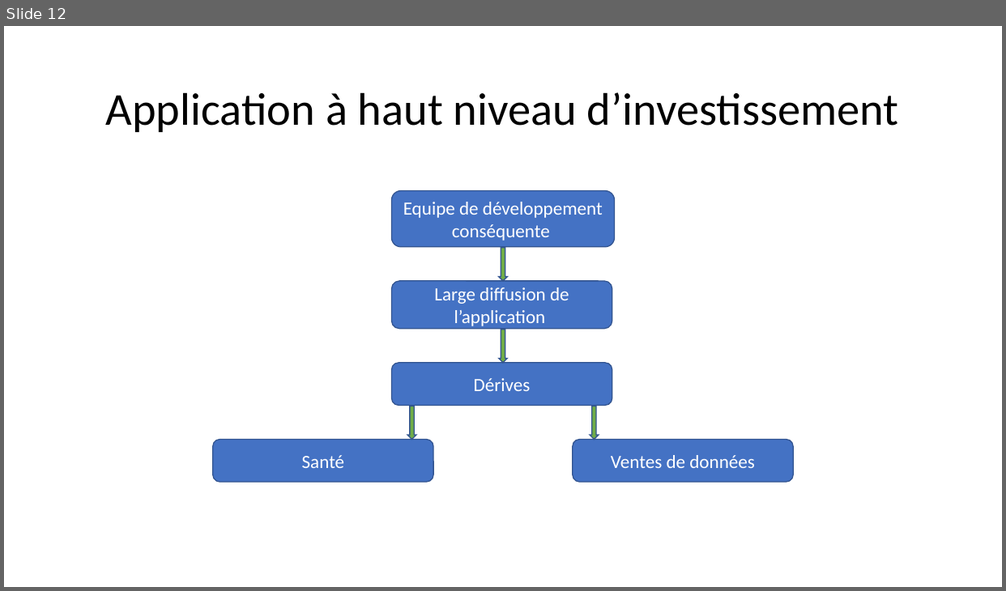
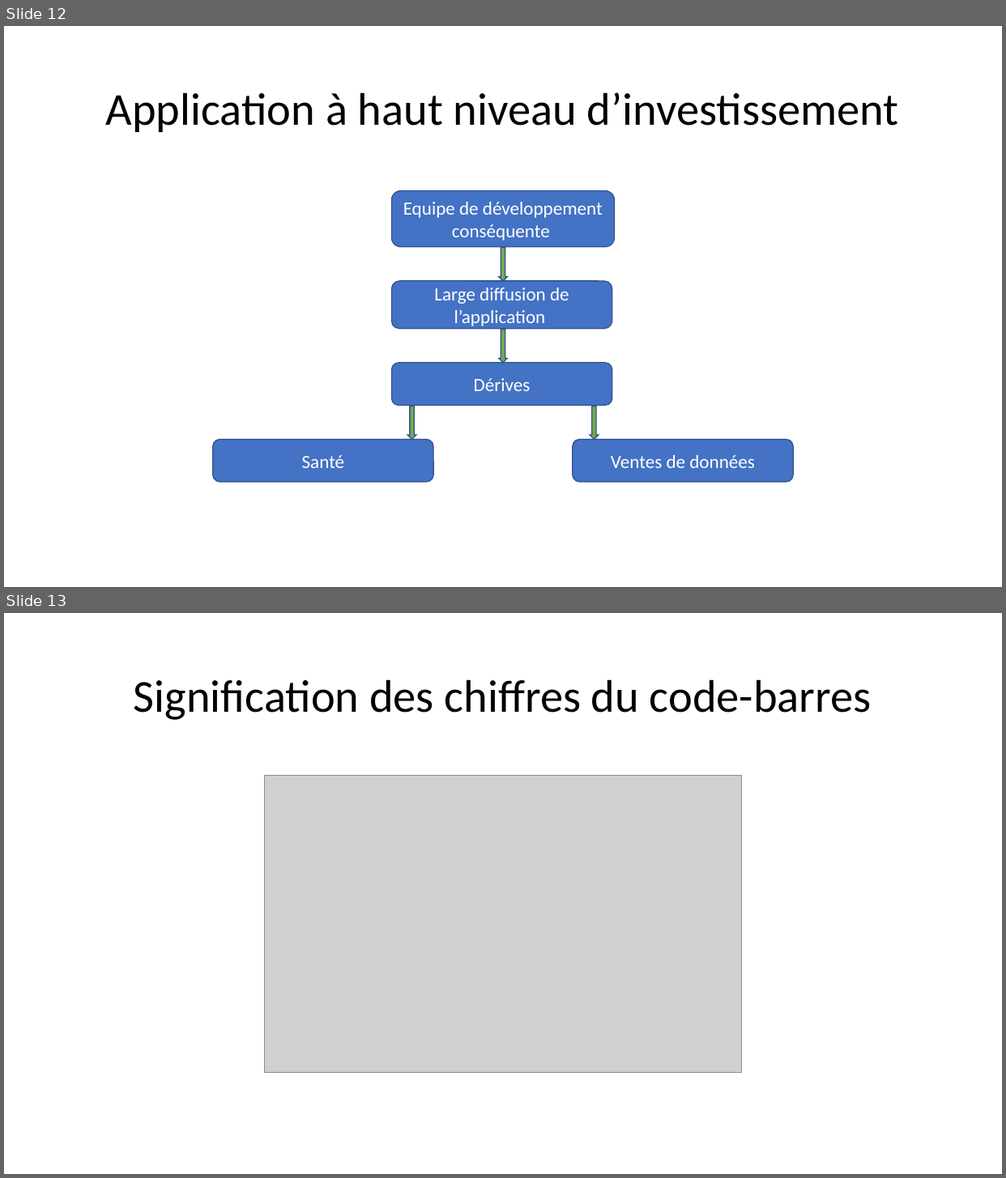
Before and after one commit to gmetras2001/EAN13-Barcode-Reader, a slide deck: Notre rapport/diapo code-barres.pptx. Shown one above the other, each under a label of ours: slide 12 before the commit, slides 12 and 13 after it. The pictures are 1006x591 and 1006x1178 pixels, drawn with LibreOffice and Linux fonts; fonts in the diff are those of the drawing; grey boxes stand for pictures. Boxes give left, top, right and bottom in pixels: in the first picture for what was removed or moved away, otherwise in the second. Text is boxed around its words. In the diff, an @@ line names an element or a change of style, - is before the commit and + after.

```diff
--- a/Notre rapport/diapo code-barres.pptx
+++ b/Notre rapport/diapo code-barres.pptx
@@ slide 13 added at (4,613,1002,1174), background #FFFFFF @@
@@ title added at (134,679,872,720), 44 pt, text #000000 @@
+Signification des chiffres du code-barres
@@ picture added at (265,776,742,1073) @@
```
Also in this commit, not shown: 1 slide changed, 1 other slide added, 1 other file.
